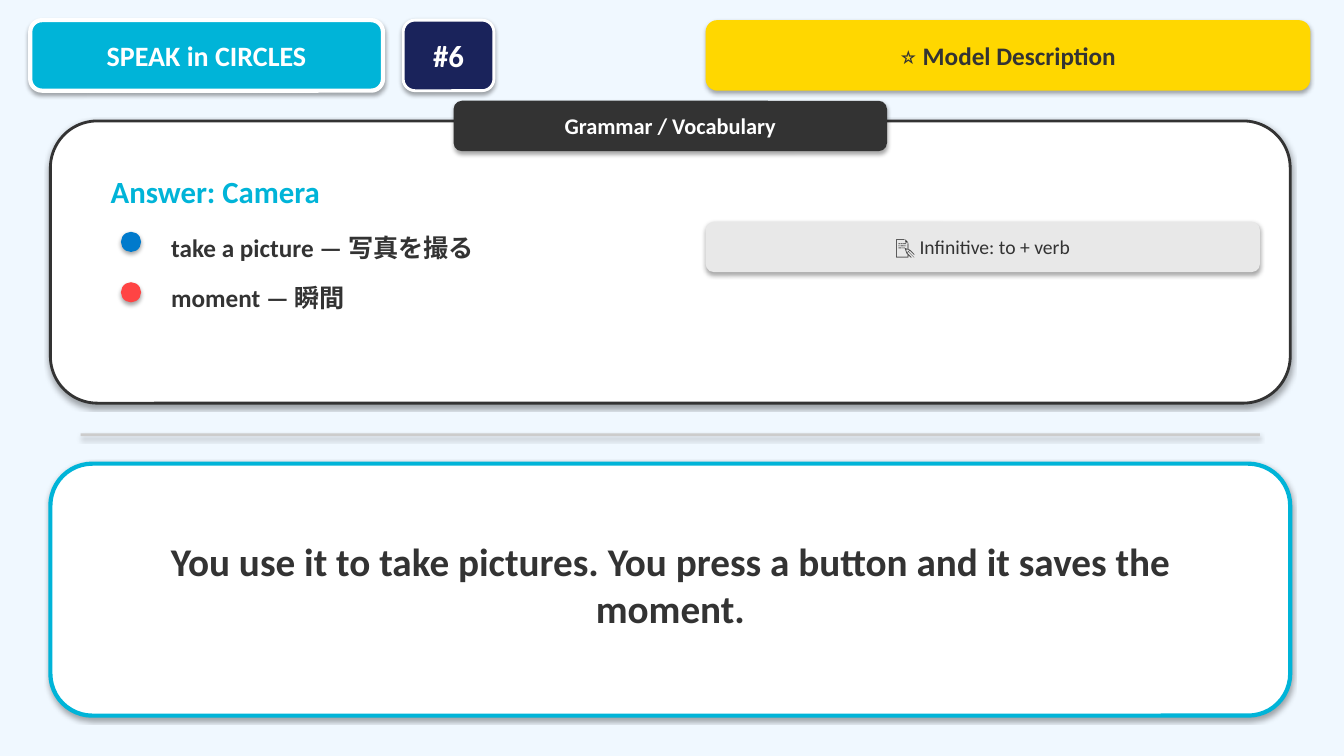
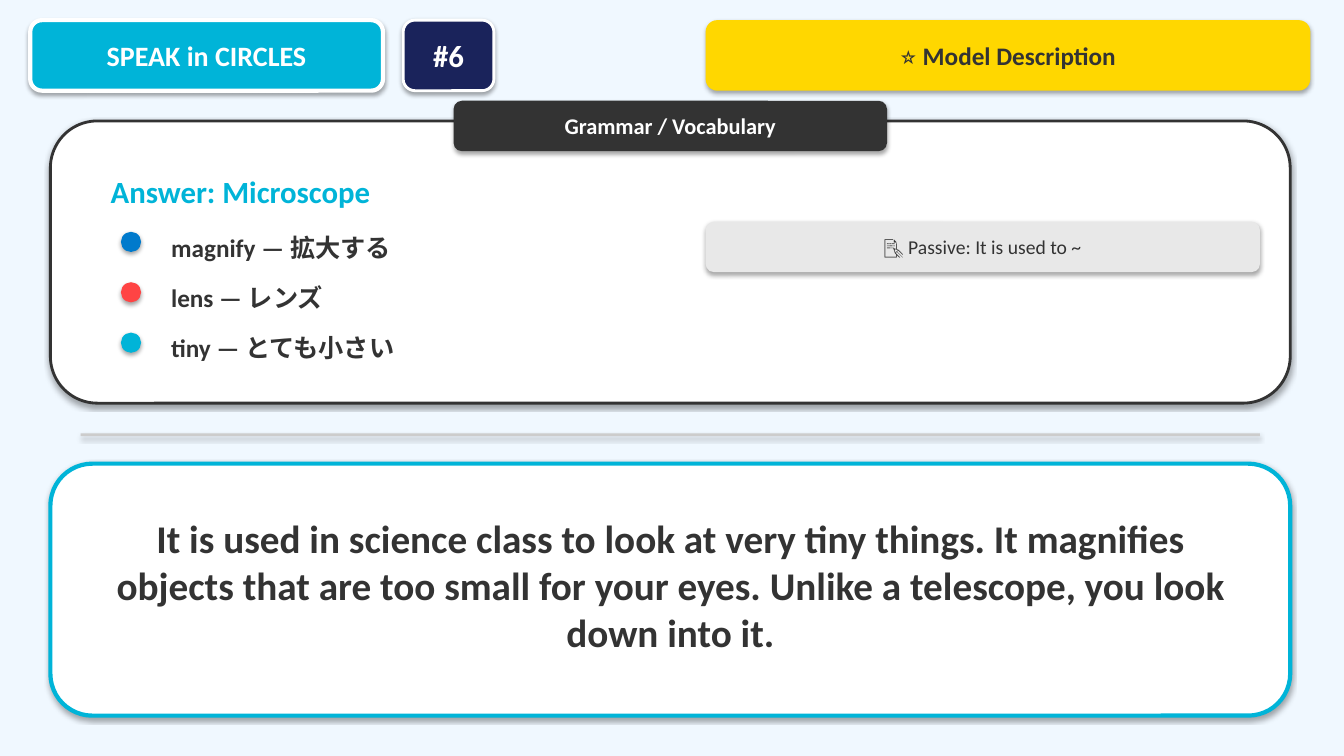
Before and after one commit to macsa2ki25-eng/SpecialAigent, a slide deck: slide 19 of Speak_in_Circles_Activity.pptx. Drawn at 1344x756 pixels with LibreOffice and Linux fonts; fonts in the diff are those of the drawing. Boxes give left, top, right and bottom in pixels: in the first picture for what was removed or moved away, otherwise in the second. Text is boxed around its words. In the diff, an @@ line names an element or a change of style, - is before the commit and + after.

```diff
--- a/Speak_in_Circles_Activity.pptx
+++ b/Speak_in_Circles_Activity.pptx
@@ text at box(111, 181, 370, 208): text changed @@
-Answer: Camera
+Answer: Microscope
@@ text at box(171, 235, 391, 262): text changed @@
-take a picture — 写真を撮る
+magnify — 拡大する
@@ text in rounded rectangle at box(908, 240, 1067, 254): text changed @@
-📝 Infinitive: to + verb
+📝 Passive: It is used to ~
@@ text at box(171, 285, 323, 309): text changed @@
-moment — 瞬間
+lens — レンズ
@@ ellipse added at box(121, 333, 141, 353), fill #00B4D8 @@
@@ text added at box(171, 336, 394, 361), 18 pt, text #333333, bold @@
+tiny — とても小さい
@@ text at box(117, 525, 1224, 648): text changed @@
-You use it to take pictures. You press a button and it saves the moment.
+It is used in science class to look at very tiny things. It magnifies objects that are too small for your eyes. Unlike a telescope, you look down into it.
```
Also in this commit, not shown: 30 other slides changed, 1 other file.
